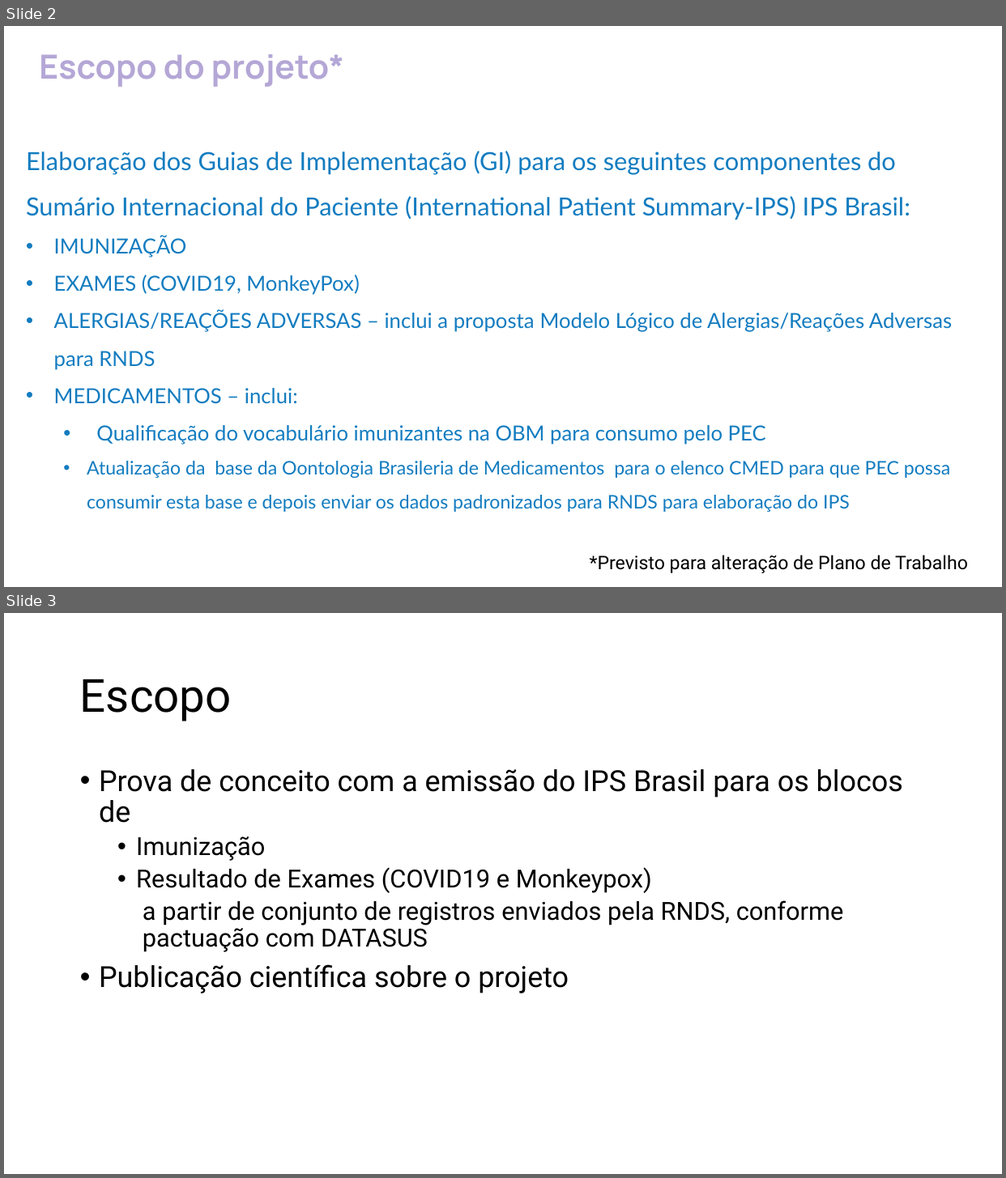
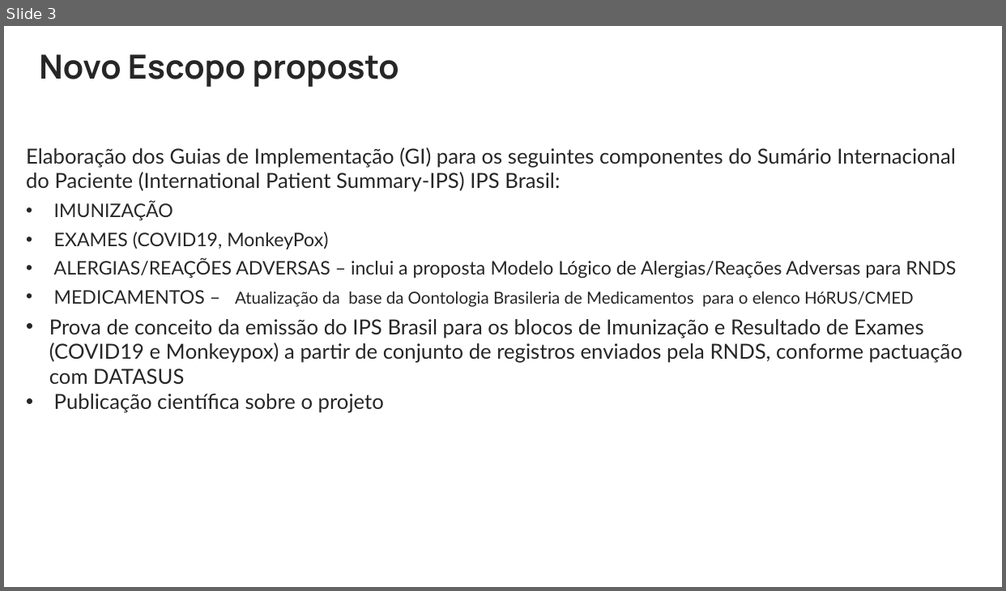
Before and after one commit to moaassis/https-git-codecommit.sa-east-1.amazonaws.com-v1-repos-ips-brasil-documentos, a slide deck: Gestão do Projeto/ApresentacoesProjeto/EscopoAlteracaoMarco23.pptx. Shown one above the other, each under a label of ours: slides 2 and 3 before the commit, slide 3 after it. The pictures are 1006x1178 and 1006x591 pixels, drawn with LibreOffice and Linux fonts; fonts in the diff are those of the drawing. Boxes give left, top, right and bottom in pixels: in the first picture for what was removed or moved away, otherwise in the second. Text is boxed around its words. In the diff, an @@ line names an element or a change of style, - is before the commit and + after.

Commit message:
Apresentacao Mudanca Escopo

```diff
--- a/Gestão do Projeto/ApresentacoesProjeto/EscopoAlteracaoMarco23.pptx
+++ b/Gestão do Projeto/ApresentacoesProjeto/EscopoAlteracaoMarco23.pptx
@@ slide 3 removed at (x1=4, y1=613, x2=1002, y2=1174), background #FFFFFF @@
@@ title removed at (x1=80, y1=679, x2=232, y2=722) @@
-Escopo
@@ text removed at (x1=99, y1=769, x2=903, y2=994) @@
-• Prova de conceito com a emissão do IPS Brasil para os blocos de
-  • Imunização
-  • Resultado de Exames (COVID19 e Monkeypox)
-  a partir de conjunto de registros enviados pela RNDS, conforme pactuação com DATASUS
-• Publicação científica sobre o projeto
@@ what was slide 2 is now slide 3 @@
@@ slide 3 changed as well @@
@@ text at (x1=39, y1=54, x2=399, y2=87): text changed; text colour #B4A7D6 to #262626 @@
-Escopo do projeto*
+Novo Escopo proposto
@@ text at (x1=26, y1=148, x2=956, y2=279): size 24 to 20 pt in "Elaboração dos Guias de Implementação (GI) para ..."; text colour #137CC0 to #262626 in "Elaboração dos Guias de Implementação (GI) para ...", "IMUNIZAÇÃO", "EXAMES (COVID19, MonkeyPox)", "ALERGIAS/REAÇÕES ADVERSAS – inclui a proposta Modelo ..."; size 20 to 18 pt in "IMUNIZAÇÃO", "EXAMES (COVID19, MonkeyPox)", "ALERGIAS/REAÇÕES ADVERSAS – inclui a proposta Modelo ..."; line spacing 1.5 to 1; more space between paragraphs @@
@@ text at (x1=49, y1=290, x2=962, y2=413): text changed; size 18 to 20 pt; text colour #137CC0 to #262626 @@
-• MEDICAMENTOS – inclui:
-  • Qualificação do vocabulário imunizantes na OBM para consumo pelo PEC
-  • Atualização da base da Oontologia Brasileria de Medicamentos para o elenco CMED para que PEC possa consumir esta base e depois enviar os dados padronizados para RNDS para elaboração do IPS
+• MEDICAMENTOS – Atualização da base da Oontologia Brasileria de Medicamentos para o elenco HóRUS/CMED
+• Prova de conceito da emissão do IPS Brasil para os blocos de Imunização e Resultado de Exames (COVID19 e Monkeypox) a partir de conjunto de registros enviados pela RNDS, conforme pactuação com DATASUS
+• Publicação científica sobre o projeto
@@ text removed at (x1=590, y1=555, x2=968, y2=574) @@
-*Previsto para alteração de Plano de Trabalho
```
Also in this commit, not shown: 4 other slides changed, 1 slide added, 5 other files.
